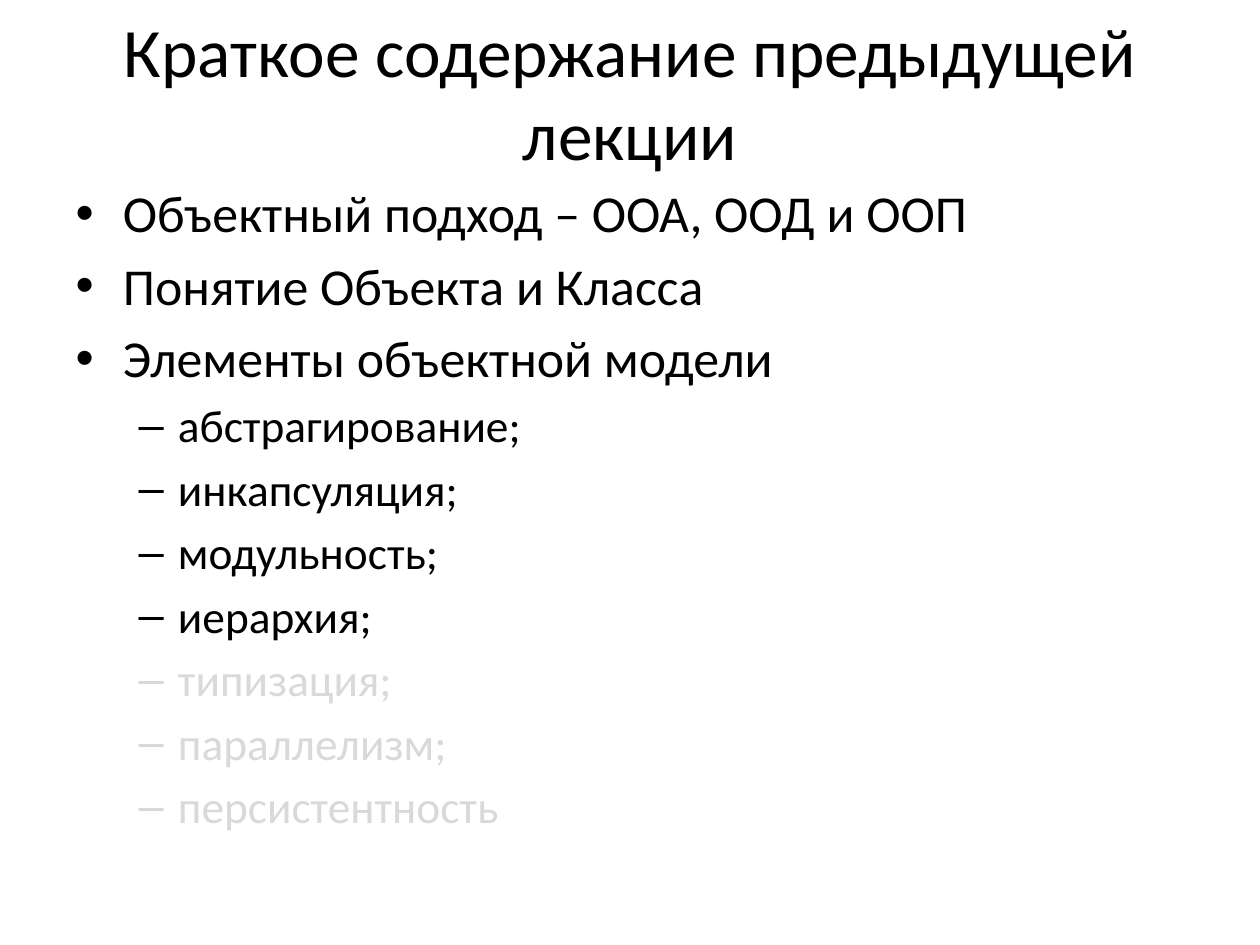
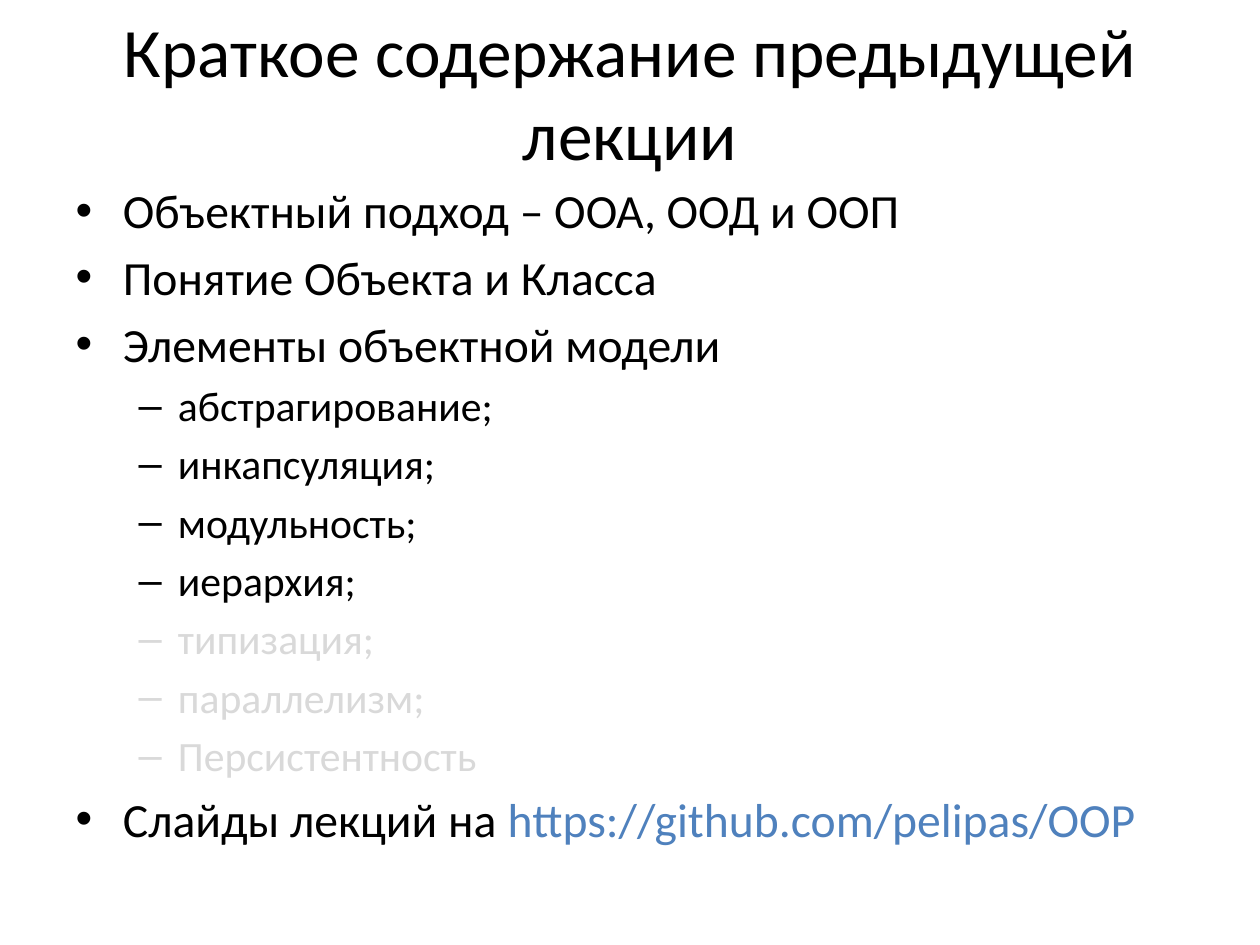
Before and after one commit to pelipas/OOP, a slide deck: slide 1 of Lecture_2_OOP.pptx. Drawn at 1260x945 pixels with LibreOffice and Linux fonts; fonts in the diff are those of the drawing. Boxes give left, top, right and bottom in pixels: in the first picture for what was removed or moved away, otherwise in the second. Text is boxed around its words. In the diff, an @@ line names an element or a change of style, - is before the commit and + after.

Commit message:
Обновление лекций 1 и 2

```diff
--- a/Lecture_2_OOP.pptx
+++ b/Lecture_2_OOP.pptx
@@ text at (x1=123, y1=195, x2=900, y2=725): size 29.6 to 27.2 pt in "Объектный подход – ООА, ООД и ООП", "Понятие Объекта и Класса", "Элементы объектной модели"; size 25.9 to 23.8 pt in "абстрагирование;", "инкапсуляция;", "модульность;", "иерархия;" and 2 more places @@
@@ text at (x1=123, y1=732, x2=1135, y2=845): text changed; size 25.9 to 27.2 pt; text colour #D9D9D9 to #4F81BD @@
-  – персистентность
+  – Персистентность
+• Слайды лекций на https://github.com/pelipas/OOP
```
Also in this commit, not shown: 1 other file.
